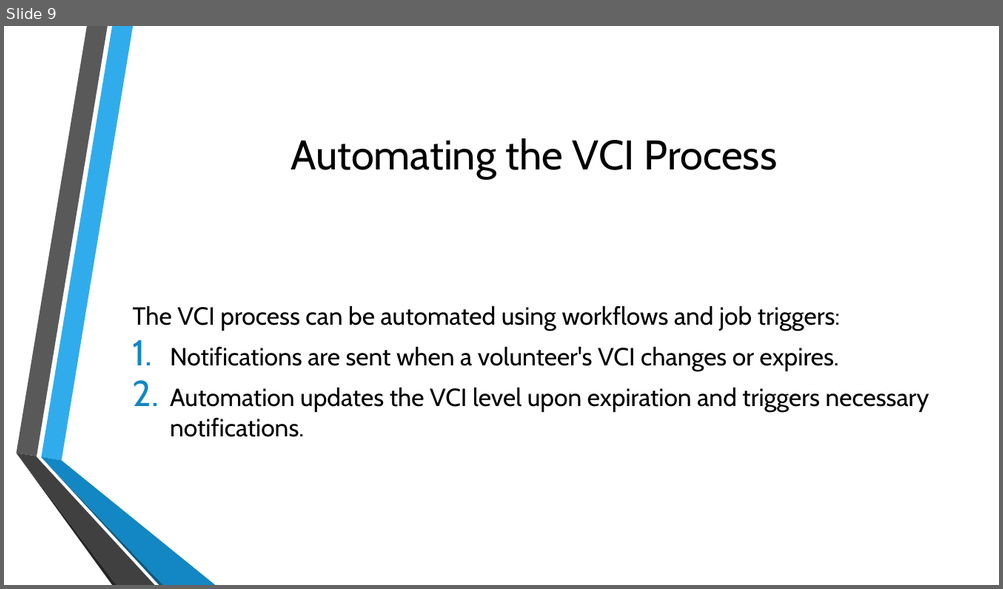
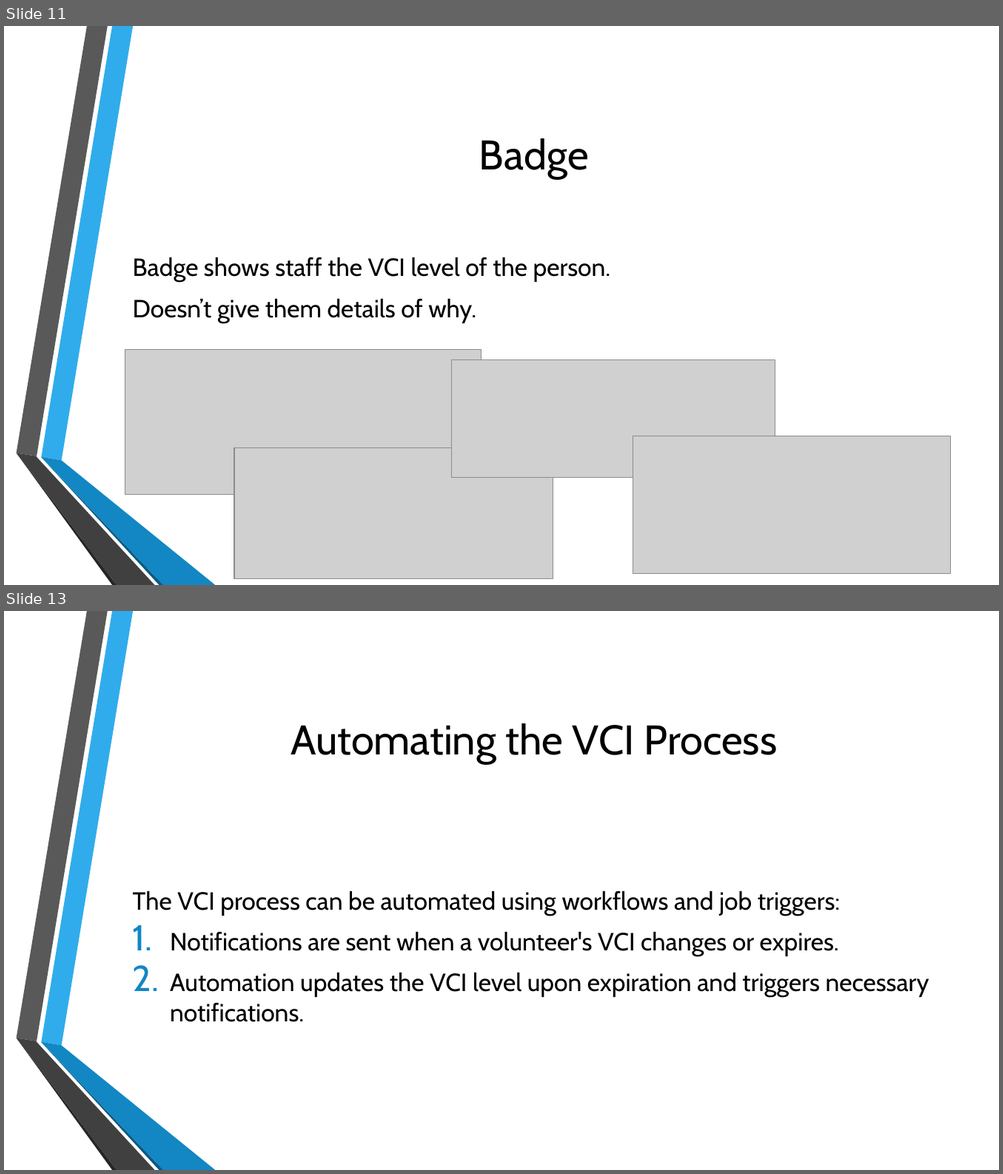
Before and after one commit to Community-Bible-Church/VCI, a slide deck: Recipe/Volunteer_Capacity_Indicator_Presentation.pptx. Shown one above the other, each under a label of ours: slide 9 before the commit, slides 11 and 13 after it; the slides between them are not shown. The pictures are 1003x589 and 1003x1174 pixels, drawn with LibreOffice and Linux fonts; fonts in the diff are those of the drawing; grey boxes stand for pictures; background and template pictures are left out. Boxes give left, top, right and bottom in pixels: in the first picture for what was removed or moved away, otherwise in the second. Text is boxed around its words. In the diff, an @@ line names an element or a change of style, - is before the commit and + after.

```diff
--- a/Recipe/Volunteer_Capacity_Indicator_Presentation.pptx
+++ b/Recipe/Volunteer_Capacity_Indicator_Presentation.pptx
@@ slide 11 added at (x1=4, y1=26, x2=999, y2=585), background picture (left out); not listed: 6 template elements that a slide beside it also shows @@
@@ title added at (x1=479, y1=138, x2=589, y2=179), 40 pt, text #000000 @@
+Badge
@@ text added at (x1=133, y1=257, x2=611, y2=323), 24 pt, text #000000 @@
+Badge shows staff the VCI level of the person.
+Doesn’t give them details of why.
@@ picture added at (x1=125, y1=350, x2=481, y2=495) @@
@@ picture added at (x1=452, y1=360, x2=775, y2=478) @@
@@ picture added at (x1=632, y1=437, x2=950, y2=574) @@
@@ picture added at (x1=235, y1=449, x2=553, y2=579) @@
@@ what was slide 9 is now slide 13 @@
```
Also in this commit, not shown: 1 slide changed, 3 other slides added.
